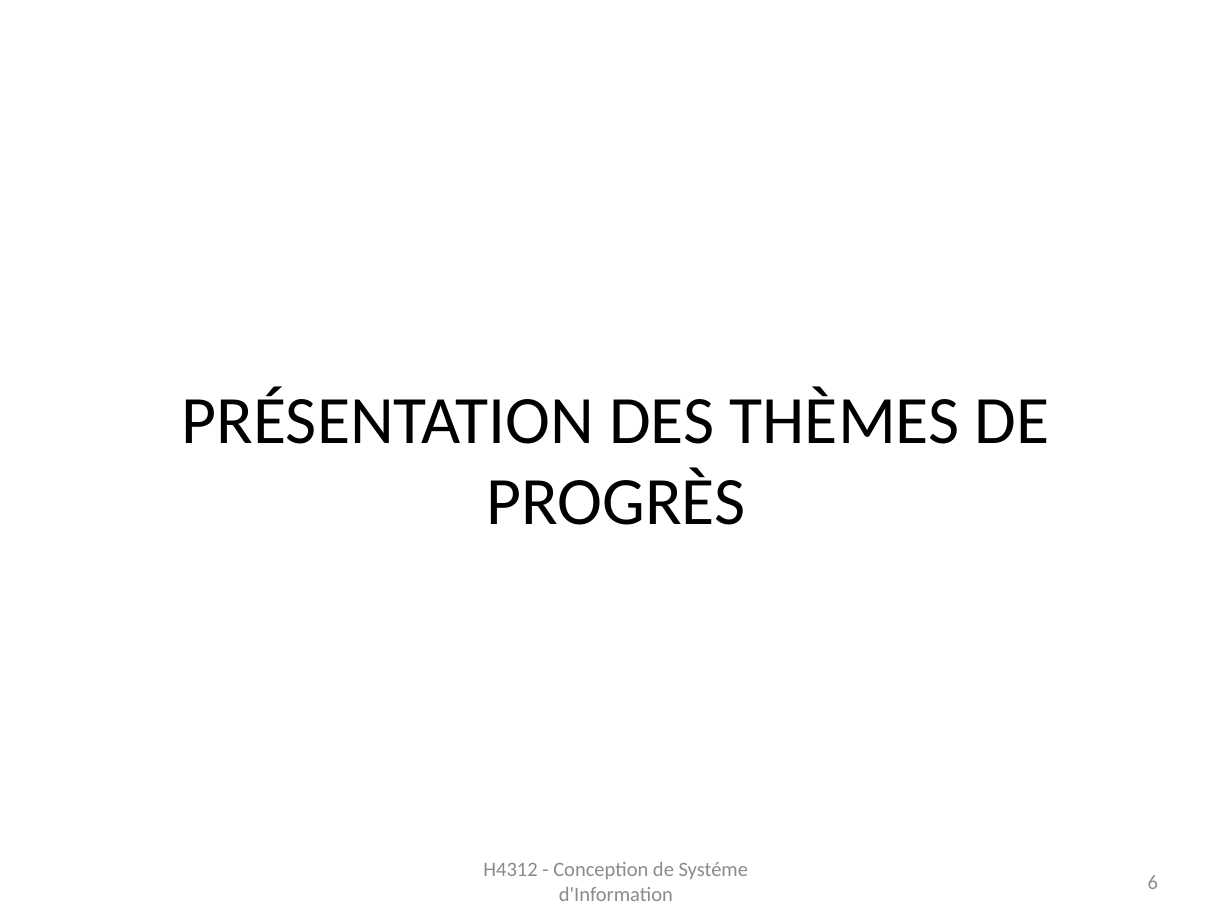
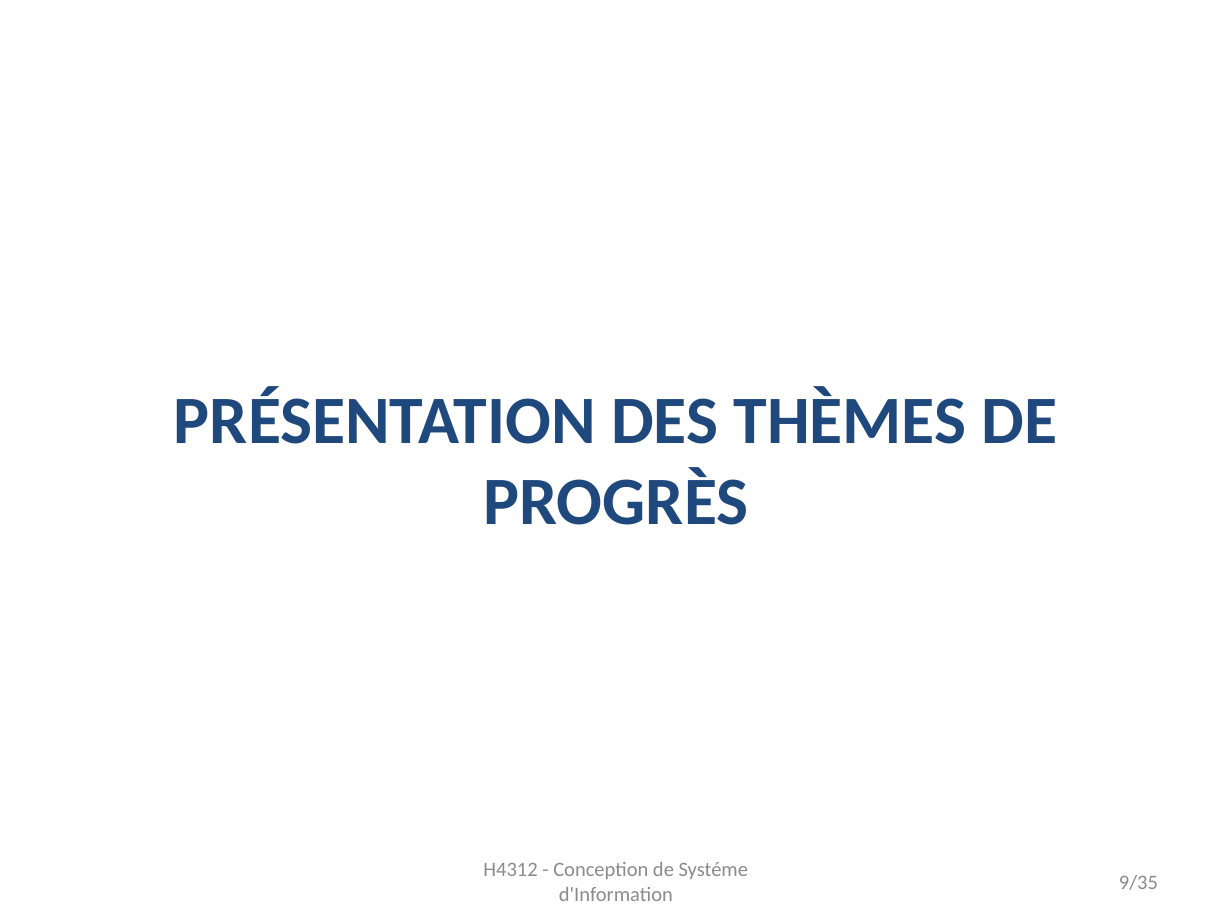
Before and after one commit to monicaGolumbeanu/GSTP, a slide deck: slide 9 of rapports/presentation/presentationFinale.pptx (slide 6 before the commit). Drawn at 1232x924 pixels with LibreOffice and Linux fonts; fonts in the diff are those of the drawing. Boxes give left, top, right and bottom in pixels: in the first picture for what was removed or moved away, otherwise in the second. Text is boxed around its words. In the diff, an @@ line names an element or a change of style, - is before the commit and + after.

```diff
--- a/rapports/presentation/presentationFinale.pptx
+++ b/rapports/presentation/presentationFinale.pptx
@@ title "PRÉSENTATION DES THÈMES DE PROGRÈS" at [174,387,1058,525]: text colour #000000 to #1F497D, bold on @@
@@ page number at [1119,875,1158,890]: text changed @@
-6
+9/35
```
Also in this commit, not shown: 7 other slides changed, 27 slides added, 2 other files.
